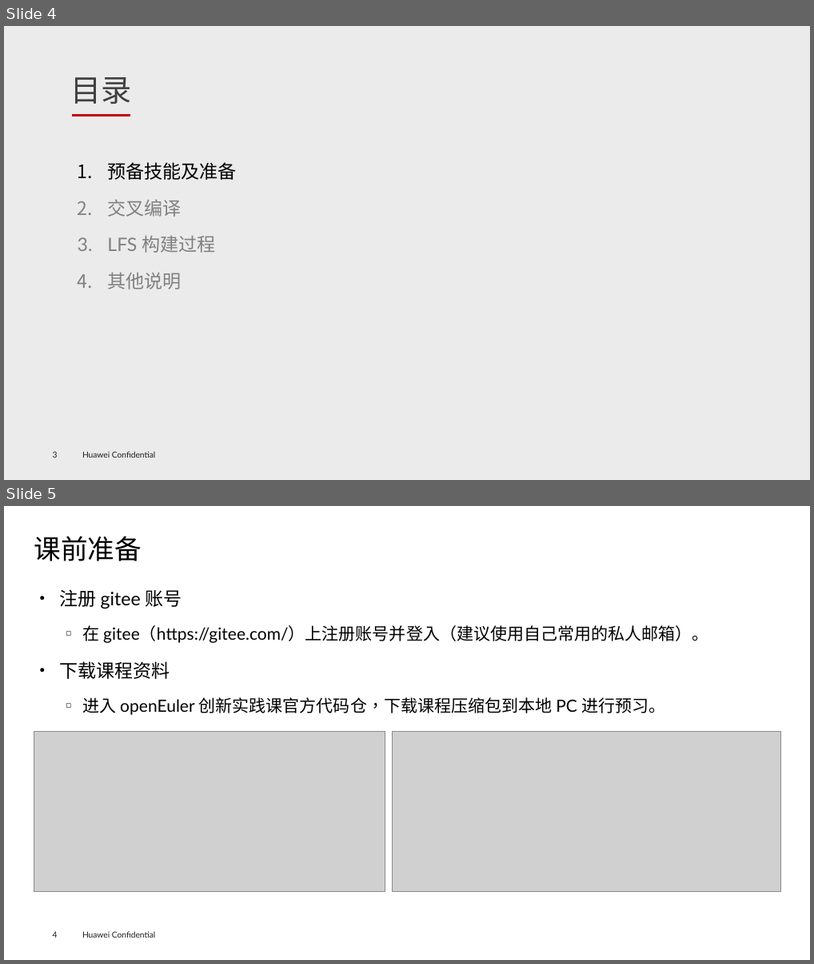
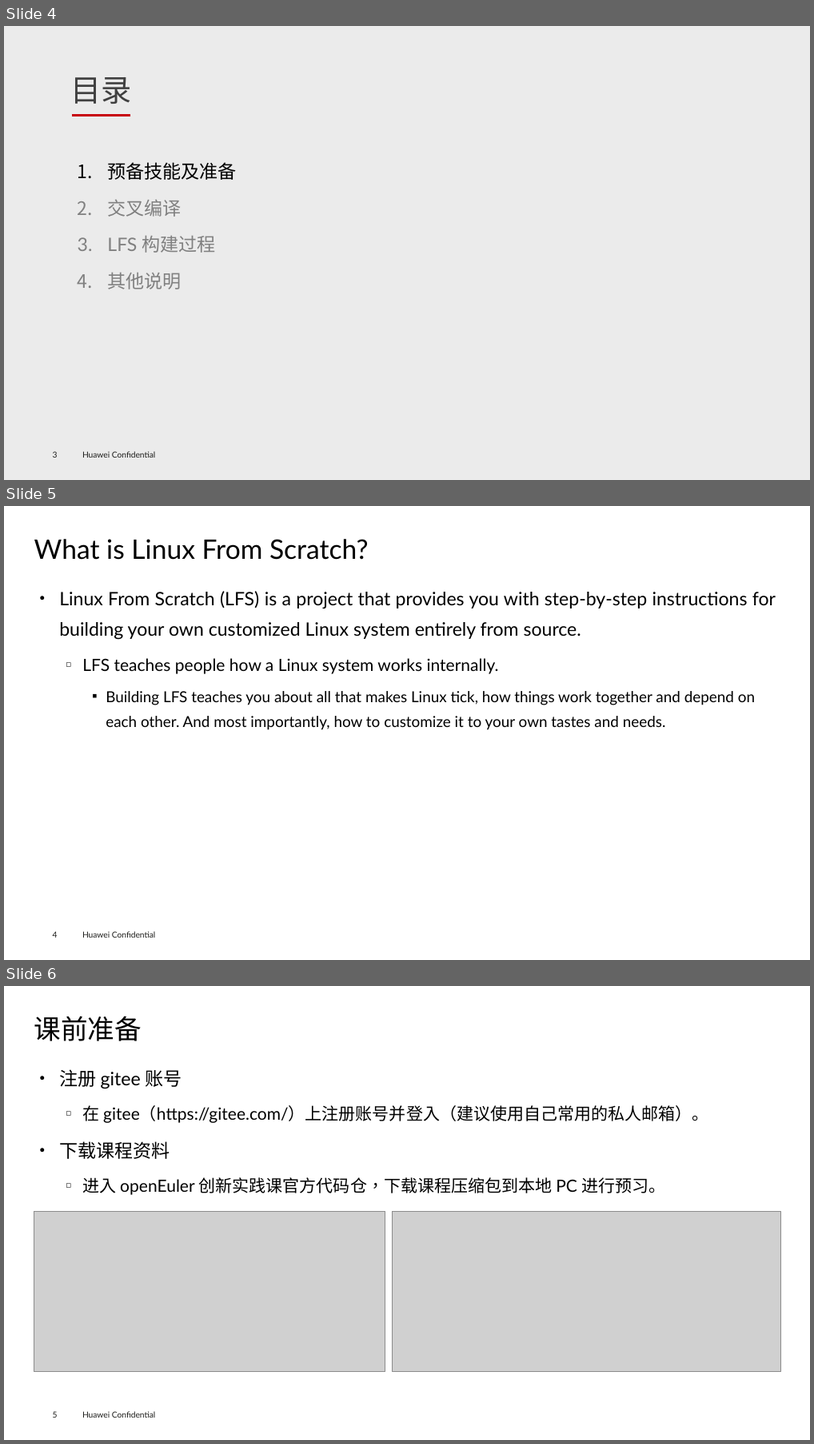
Before and after one commit to openeuler-mirror/lfs-course, a slide deck: lfs-7.7-systemd/documents/LFS-on-openEuler_Course-Handout_v1.3.pptx. Shown one above the other, each under a label of ours: slides 4 and 5 before the commit, slides 4, 5 and 6 after it. The pictures are 814x964 and 814x1444 pixels, drawn with LibreOffice and Linux fonts; fonts in the diff are those of the drawing; grey boxes stand for pictures; background and template pictures are left out. Boxes give left, top, right and bottom in pixels: in the first picture for what was removed or moved away, otherwise in the second. Text is boxed around its words. In the diff, an @@ line names an element or a change of style, - is before the commit and + after.

Commit message:
Updating the contents of documents
Update the lecture handout PPT and lab guidebook word document.

```diff
--- a/lfs-7.7-systemd/documents/LFS-on-openEuler_Course-Handout_v1.3.pptx
+++ b/lfs-7.7-systemd/documents/LFS-on-openEuler_Course-Handout_v1.3.pptx
@@ slide 5 added at <box>4,506,810,960</box>, background #FFFFFF; not listed: 2 template elements that a slide beside it also shows @@
@@ title added at <box>34,539,369,560</box>, 32 pt, text #000000 @@
+What is Linux From Scratch?
@@ text added at <box>59,591,776,730</box>, 18 pt, text #000000 @@
+● Linux From Scratch (LFS) is a project that provides you with step-by-step instructions for building your own customized Linux system entirely from source.
+  ◻ LFS teaches people how a Linux system works internally.
+    ■ Building LFS teaches you about all that makes Linux tick, how things work together and depend on each other. And most importantly, how to customize it to your own tastes and needs.
@@ what was slide 5 is now slide 6 @@
@@ page number at <box>53,1411,58,1417</box>: text changed @@
-4
+5
```
Also in this commit, not shown: 1 other file.
